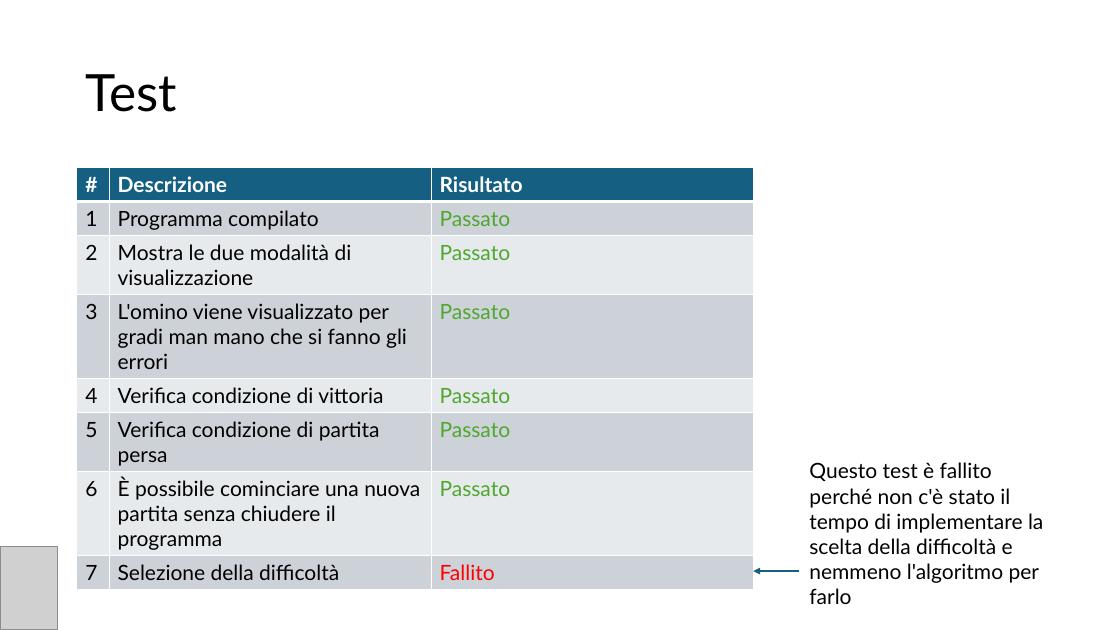
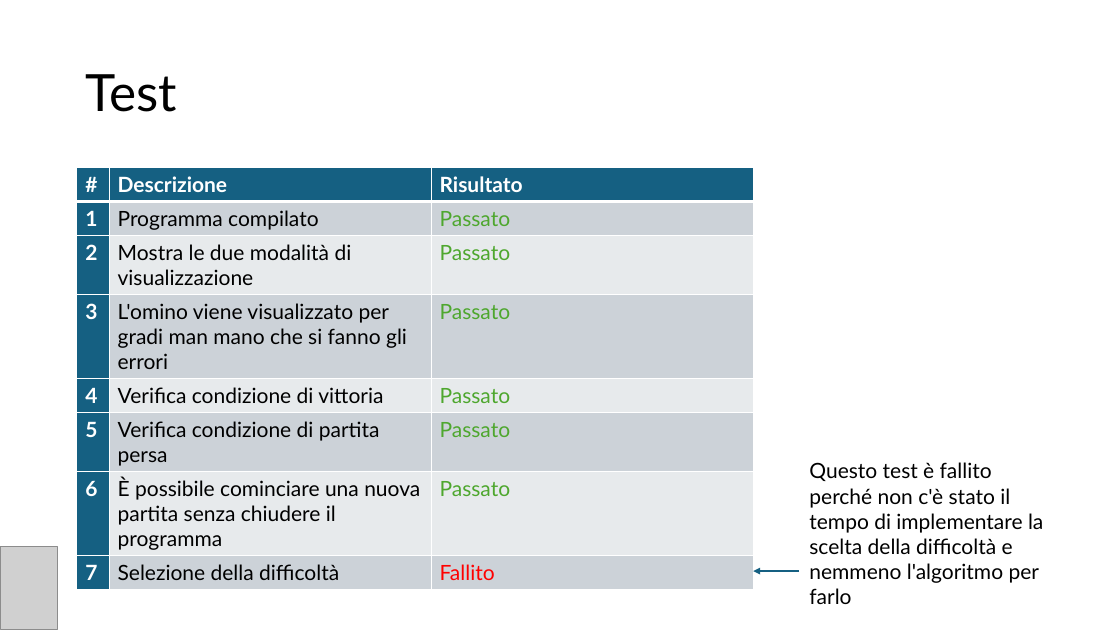
Before and after one commit to geo-petrini/impiccato, a slide deck: slide 8 of docs/Presentazione fatta male.pptx. Drawn at 1120x630 pixels with LibreOffice and Linux fonts; fonts in the diff are those of the drawing; grey boxes stand for pictures. Boxes give left, top, right and bottom in pixels: in the first picture for what was removed or moved away, otherwise in the second. Text is boxed around its words. In the diff, an @@ line names an element or a change of style, - is before the commit and + after.

```diff
--- a/docs/Presentazione fatta male.pptx
+++ b/docs/Presentazione fatta male.pptx
@@ table at [77,168,753,590] @@
@@ fill #CCD2D8 to #156082 in 4 cells @@
@@ fill #E8EAED to #156082 in 3 cells @@
@@ text colour #000000 to #FFFFFF, bold on in "1", "2", "3", "4" and 3 more places @@
```
Also in this commit, not shown: 3 other slides changed.
